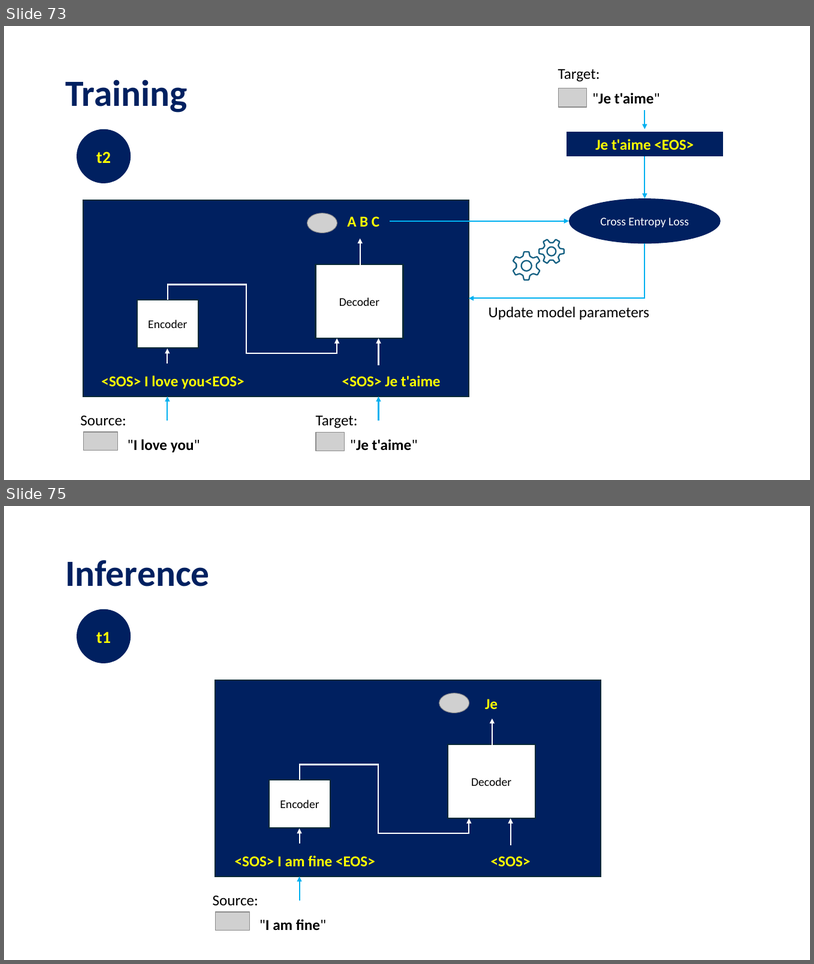
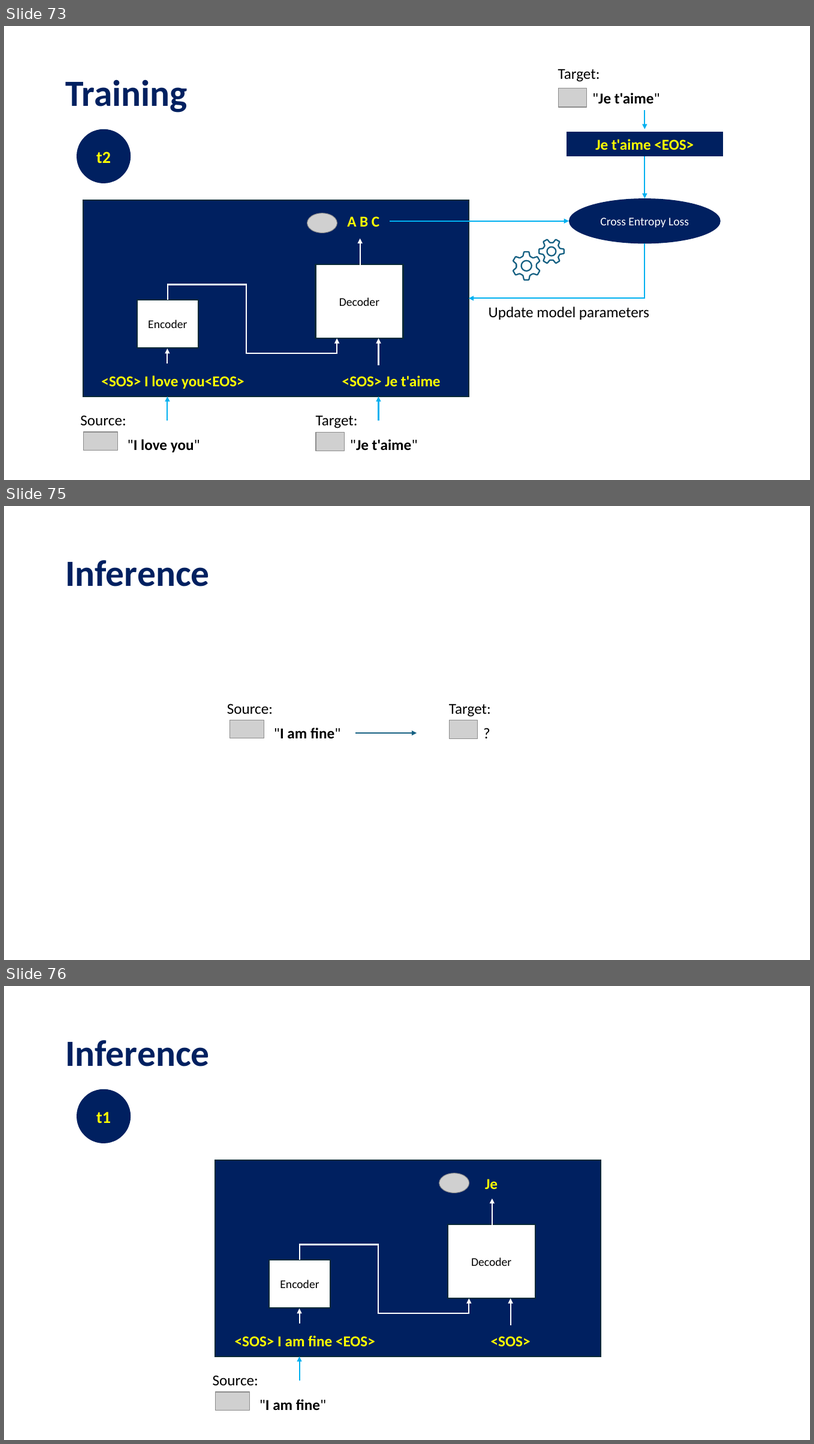
Before and after one commit to tanquangduong/transformer-pt, a slide deck: presentation/Introduction to Transformer.pptx. Shown one above the other, each under a label of ours: slides 73 and 75 before the commit, slides 73, 75 and 76 after it; the slides between them are not shown. The pictures are 814x964 and 814x1444 pixels, drawn with LibreOffice and Linux fonts; fonts in the diff are those of the drawing; grey boxes stand for pictures. Boxes give left, top, right and bottom in pixels: in the first picture for what was removed or moved away, otherwise in the second. Text is boxed around its words. In the diff, an @@ line names an element or a change of style, - is before the commit and + after.

```diff
--- a/presentation/Introduction to Transformer.pptx
+++ b/presentation/Introduction to Transformer.pptx
@@ slide 75 added at [4, 506, 810, 960], background #FFFFFF @@
@@ title added at [65, 560, 209, 586], 44 pt, text #002060, bold @@
+Inference
@@ text added at [227, 703, 273, 714], 18 pt, text #000000 @@
+Source:
@@ text added at [449, 703, 491, 717], 18 pt, text #000000 @@
+Target:
@@ picture added at [230, 720, 265, 738] @@
@@ picture added at [449, 720, 477, 739] @@
@@ text added at [477, 721, 594, 745], 18 pt, text #000000 @@
+?
@@ text added at [274, 727, 341, 739], 18 pt, text #000000, bold @@
+"I am fine"
@@ arrow added from (356, 733) to (417, 733), #156082 1.5 pt @@
@@ what was slide 75 is now slide 76 @@
```
Also in this commit, not shown: 12 slides changed, 1 other file.
